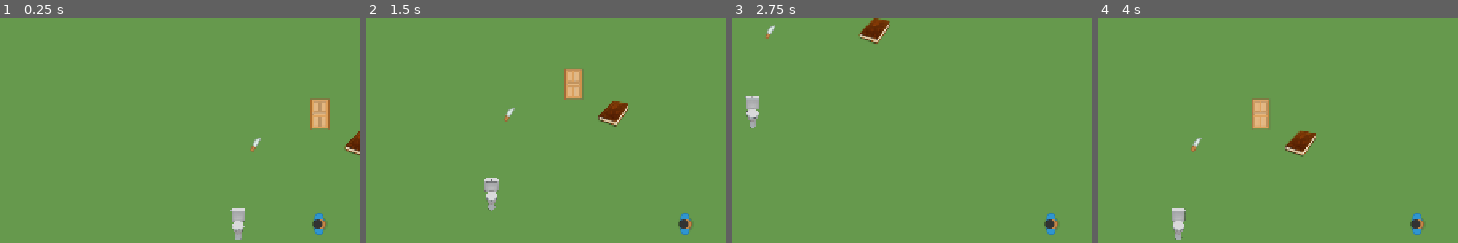
Above: before the commit, frames 1-4 (left to right).
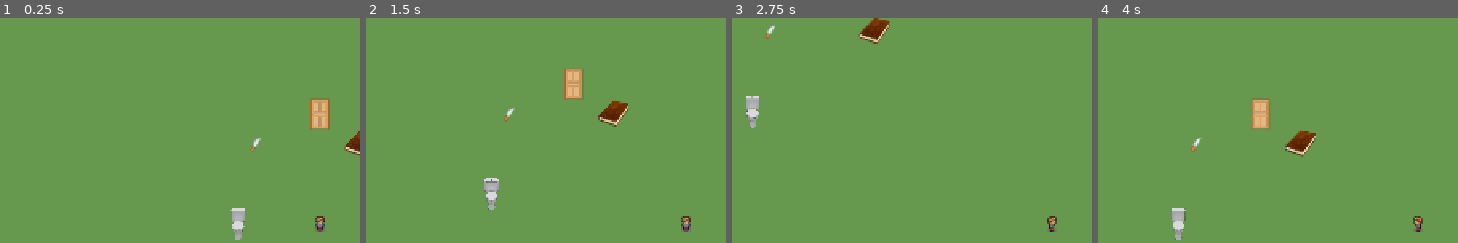
Above: after the commit, the same moments.

Repository: MysteryClasses/MysteryClasses
Game: Godot game, scene res://scenes/Main.tscn
The game is run twice, just before and just after one commit, with the same random seed, the same clock (stepped at 60 frames per second) and the same inputs.
Inputs:
- Up to frame 1 (0.25 s): no input
- Up to frame 2 (1.5 s): tap Enter at 0.5 s; hold D (move_right) 0.53-1.28 s; hold E (interact) 0.53-1.28 s; hold S (move_down) from 1.28 s (still down); tap E (interact) at 1.35 s
- Up to frame 3 (2.75 s): release S (move_down) at 2.03 s; hold D (move_right) from 2.03 s (still down); hold E (interact) from 2.03 s (still down)
- Up to frame 4 (4 s): release D (move_right) at 2.78 s; release E (interact) at 2.78 s; hold W (move_up) 2.78-3.53 s; tap E (interact) at 2.85 s; hold A (move_left) from 3.53 s (still down); hold E (interact) from 3.53 s (still down)
The pictures show only the part of the screen within x 0-50%, y 4-54%; the shares and areas given below are measured in that part.

The runs differ from the first frame. In frame 1, 0.3% of the frame differs, in the area x 86-91%, y 86-97%; in frame 2, 0.3%; in frame 3, 0.3%; in frame 4, 0.3%.

Commit message:
Add player walk and idle animations in all 4 directions

Diff:
--- a/project.godot
+++ b/project.godot
@@ -18,12 +18,27 @@
 run/main_scene="res://scenes/Main.tscn"
 config/features=PackedStringArray("4.6", "GL Compatibility")
 
+[autoload]
+
+MCPGameBridge="res://addons/godot_mcp/game_bridge/mcp_game_bridge.gd"
+
 [display]
 
 window/size/viewport_width=1280
 window/size/viewport_height=720
 window/size/mode=2
 window/stretch/mode="canvas_items"
+
+[editor_plugins]
+
+enabled=PackedStringArray("res://addons/godot_mcp/plugin.cfg")
+
+[godot_mcp]
+
+bind_mode=0
+custom_bind_ip=""
+port_override_enabled=false
+port_override=6550
 
 [input]
 
--- a/scenes/entities/Player.tscn
+++ b/scenes/entities/Player.tscn
@@ -1,17 +1,202 @@
 [gd_scene format=3 uid="uid://c7fgu65qdysu2"]
 
-[ext_resource type="Script" uid="uid://bmjds8s173sii" path="res://scripts/Player.gd" id="1"]
-[ext_resource type="Texture2D" uid="uid://wlce68b5hcx" path="res://assets/manBlue_stand.png" id="2"]
+[ext_resource type="Script" uid="uid://nbmdo4wn6wpw" path="res://scripts/Player.gd" id="1"]
+[ext_resource type="Texture2D" uid="uid://dxsy6ogb36tug" path="res://assets/player_spritesheet.png" id="2_o7et6"]
 
 [sub_resource type="CapsuleShape2D" id="CapsuleShape2D_1"]
 radius = 12.0
 height = 36.0
 
+[sub_resource type="AtlasTexture" id="AtlasTexture_24gqh"]
+atlas = ExtResource("2_o7et6")
+region = Rect2(12, 0, 12, 18)
+
+[sub_resource type="AtlasTexture" id="AtlasTexture_yjynp"]
+atlas = ExtResource("2_o7et6")
+region = Rect2(12, 18, 12, 18)
+
+[sub_resource type="AtlasTexture" id="AtlasTexture_j1g85"]
+atlas = ExtResource("2_o7et6")
+region = Rect2(36, 36, 12, 18)
+
+[sub_resource type="AtlasTexture" id="AtlasTexture_7jddb"]
+atlas = ExtResource("2_o7et6")
+region = Rect2(12, 54, 12, 18)
+
+[sub_resource type="AtlasTexture" id="AtlasTexture_lfoco"]
+atlas = ExtResource("2_o7et6")
+region = Rect2(0, 0, 12, 18)
+
+[sub_resource type="AtlasTexture" id="AtlasTexture_h683u"]
+atlas = ExtResource("2_o7et6")
+region = Rect2(12, 0, 12, 18)
+
+[sub_resource type="AtlasTexture" id="AtlasTexture_xq0cc"]
+atlas = ExtResource("2_o7et6")
+region = Rect2(24, 0, 12, 18)
+
+[sub_resource type="AtlasTexture" id="AtlasTexture_rafx0"]
+atlas = ExtResource("2_o7et6")
+region = Rect2(36, 0, 12, 18)
+
+[sub_resource type="AtlasTexture" id="AtlasTexture_boxie"]
+atlas = ExtResource("2_o7et6")
+region = Rect2(0, 18, 12, 18)
+
+[sub_resource type="AtlasTexture" id="AtlasTexture_sdcm4"]
+atlas = ExtResource("2_o7et6")
+region = Rect2(12, 18, 12, 18)
+
+[sub_resource type="AtlasTexture" id="AtlasTexture_jh8vs"]
+atlas = ExtResource("2_o7et6")
+region = Rect2(24, 18, 12, 18)
+
+[sub_resource type="AtlasTexture" id="AtlasTexture_rfitb"]
+atlas = ExtResource("2_o7et6")
+region = Rect2(36, 18, 12, 18)
+
+[sub_resource type="AtlasTexture" id="AtlasTexture_37p5y"]
+atlas = ExtResource("2_o7et6")
+region = Rect2(0, 36, 12, 18)
+
+[sub_resource type="AtlasTexture" id="AtlasTexture_vty87"]
+atlas = ExtResource("2_o7et6")
+region = Rect2(12, 36, 12, 18)
+
+[sub_resource type="AtlasTexture" id="AtlasTexture_deer0"]
+atlas = ExtResource("2_o7et6")
+region = Rect2(24, 36, 12, 18)
+
+[sub_resource type="AtlasTexture" id="AtlasTexture_gpcb7"]
+atlas = ExtResource("2_o7et6")
+region = Rect2(36, 36, 12, 18)
+
+[sub_resource type="AtlasTexture" id="AtlasTexture_gj4dw"]
+atlas = ExtResource("2_o7et6")
+region = Rect2(0, 54, 12, 18)
+
+[sub_resource type="AtlasTexture" id="AtlasTexture_nioxt"]
+atlas = ExtResource("2_o7et6")
+region = Rect2(12, 54, 12, 18)
+
+[sub_resource type="AtlasTexture" id="AtlasTexture_0f7fw"]
+atlas = ExtResource("2_o7et6")
+region = Rect2(24, 54, 12, 18)
+
+[sub_resource type="AtlasTexture" id="AtlasTexture_gvh8s"]
+atlas = ExtResource("2_o7et6")
+region = Rect2(36, 54, 12, 18)
+
+[sub_resource type="SpriteFrames" id="SpriteFrames_x3fkd"]
+animations = [{
+"frames": [{
+"duration": 1.0,
+"texture": SubResource("AtlasTexture_24gqh")
+}],
+"loop": true,
+"name": &"idle_down",
+"speed": 1.0
+}, {
+"frames": [{
+"duration": 1.0,
+"texture": SubResource("AtlasTexture_yjynp")
+}],
+"loop": true,
+"name": &"idle_left",
+"speed": 1.0
+}, {
+"frames": [{
+"duration": 1.0,
+"texture": SubResource("AtlasTexture_j1g85")
+}],
+"loop": true,
+"name": &"idle_right",
+"speed": 1.0
+}, {
+"frames": [{
+"duration": 1.0,
+"texture": SubResource("AtlasTexture_7jddb")
+}],
+"loop": true,
+"name": &"idle_up",
+"speed": 1.0
+}, {
+"frames": [{
+"duration": 1.0,
+"texture": SubResource("AtlasTexture_lfoco")
+}, {
+"duration": 1.0,
+"texture": SubResource("AtlasTexture_h683u")
+}, {
+"duration": 1.0,
+"texture": SubResource("AtlasTexture_xq0cc")
+}, {
+"duration": 1.0,
+"texture": SubResource("AtlasTexture_rafx0")
+}],
+"loop": true,
+"name": &"move_down",
+"speed": 8.0
+}, {
+"frames": [{
+"duration": 1.0,
+"texture": SubResource("AtlasTexture_boxie")
+}, {
+"duration": 1.0,
+"texture": SubResource("AtlasTexture_sdcm4")
+}, {
+"duration": 1.0,
+"texture": SubResource("AtlasTexture_jh8vs")
+}, {
+"duration": 1.0,
+"texture": SubResource("AtlasTexture_rfitb")
+}],
+"loop": true,
+"name": &"move_left",
+"speed": 8.0
+}, {
+"frames": [{
+"duration": 1.0,
+"texture": SubResource("AtlasTexture_37p5y")
+}, {
+"duration": 1.0,
+"texture": SubResource("AtlasTexture_vty87")
+}, {
+"duration": 1.0,
+"texture": SubResource("AtlasTexture_deer0")
+}, {
+"duration": 1.0,
+"texture": SubResource("AtlasTexture_gpcb7")
+}],
+"loop": true,
+"name": &"move_right",
+"speed": 8.0
+}, {
+"frames": [{
+"duration": 1.0,
+"texture": SubResource("AtlasTexture_gj4dw")
+}, {
+"duration": 1.0,
+"texture": SubResource("AtlasTexture_nioxt")
+}, {
+"duration": 1.0,
+"texture": SubResource("AtlasTexture_0f7fw")
+}, {
+"duration": 1.0,
+"texture": SubResource("AtlasTexture_gvh8s")
+}],
+"loop": true,
+"name": &"move_up",
+"speed": 8.0
+}]
+
 [node name="Player" type="CharacterBody2D" unique_id=1753191406 groups=["player"]]
 script = ExtResource("1")
 
 [node name="CollisionShape2D" type="CollisionShape2D" parent="." unique_id=1877244123]
 shape = SubResource("CapsuleShape2D_1")
 
-[node name="Sprite2D" type="Sprite2D" parent="." unique_id=1409642012]
-texture = ExtResource("2")
+[node name="AnimatedSprite2D" type="AnimatedSprite2D" parent="." unique_id=785387565]
+scale = Vector2(2, 2)
+sprite_frames = SubResource("SpriteFrames_x3fkd")
+animation = &"idle_up"
--- a/scripts/Player.gd
+++ b/scripts/Player.gd
@@ -1,23 +1,46 @@
 extends CharacterBody2D
 
+# Bewegungsgeschwindigkeit
 @export var speed: float = 300.0
 
+# Speichert letzte Blickrichtung für Idle Animation
+var last_direction: String = "down"
+
 func _physics_process(delta):
+	# Richtungsvektor für gedrückte Tasten
 	var direction = Vector2.ZERO
 
-	if Input.is_action_pressed("ui_right") or Input.is_action_pressed("move_right"):
+	if Input.is_action_pressed("move_right"):
 		direction.x += 1
-	if Input.is_action_pressed("ui_left") or Input.is_action_pressed("move_left"):
+	if Input.is_action_pressed("move_left"):
 		direction.x -= 1
-	if Input.is_action_pressed("ui_down") or Input.is_action_pressed("move_down"):
+	if Input.is_action_pressed("move_down"):
 		direction.y += 1
-	if Input.is_action_pressed("ui_up") or Input.is_action_pressed("move_up"):
+	if Input.is_action_pressed("move_up"):
 		direction.y -= 1
 
-	# Normalize diagonal movement and apply speed
+	# Spieler bewegt sich
 	if direction.length() > 0:
+		# normalized() damit diagonale Bewegung nicht schneller sind.
+		# Ohne normalized() wäre der Vektor bei z.B. rechts+unten ca. 1.41 lang
+		# statt 1.0, und der Spieler würde schneller laufen.
 		velocity = direction.normalized() * speed
+
+		# abs() vergleicht die Stärke der Achsen, damit bei diagonaler
+		# Bewegung die dominantere Richtung für die Animation gewinnt.
+		if abs(direction.x) > abs(direction.y):
+			last_direction = "right" if direction.x > 0 else "left"
+		else:
+			last_direction = "down" if direction.y > 0 else "up"
+
+		# Passende Lauf-Animation abspielen (z.B. "walk_right", "walk_up")
+		$AnimatedSprite2D.play("move_" + last_direction)
 	else:
+		# Spieler steht still
 		velocity = Vector2.ZERO
 
+		# Idle-Animation in die letzte Blickrichtung abspielen
+		$AnimatedSprite2D.play("idle_" + last_direction)
+
+	# kümmert sich automatisch um Kollisionen
 	move_and_slide()
Binary file removed: assets/manBlue_stand.png
Binary file added: assets/player_spritesheet.png
Not shown, changed: assets/player_spritesheet.png.import
Not shown, changed: .gitignore
